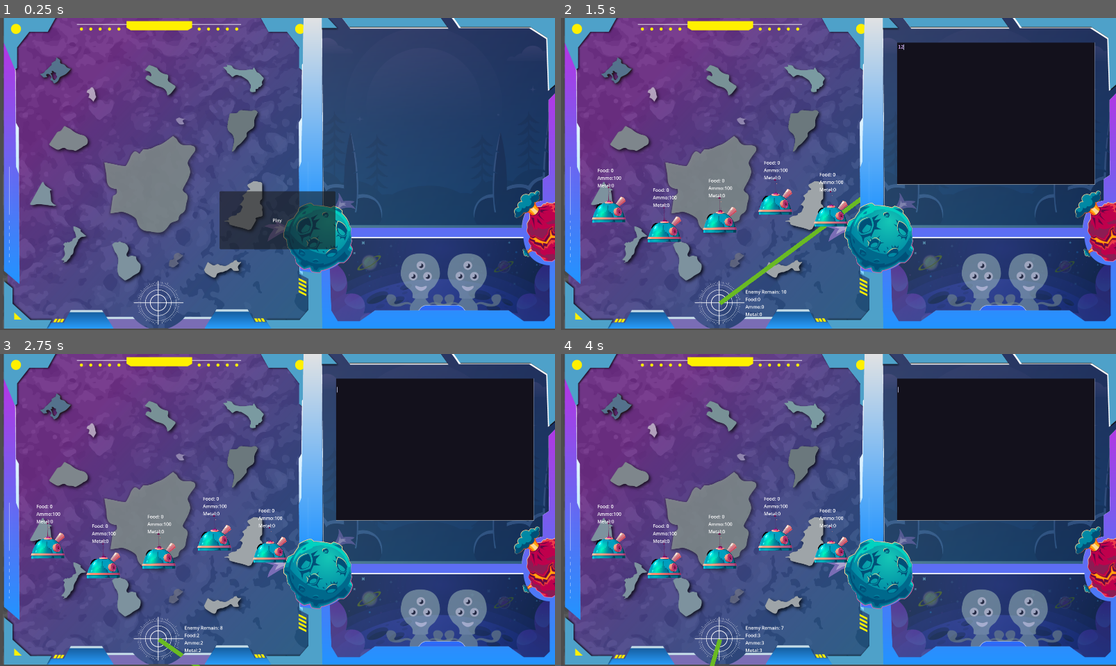
Above: before the commit, frames 1-4 (two rows, left to right).
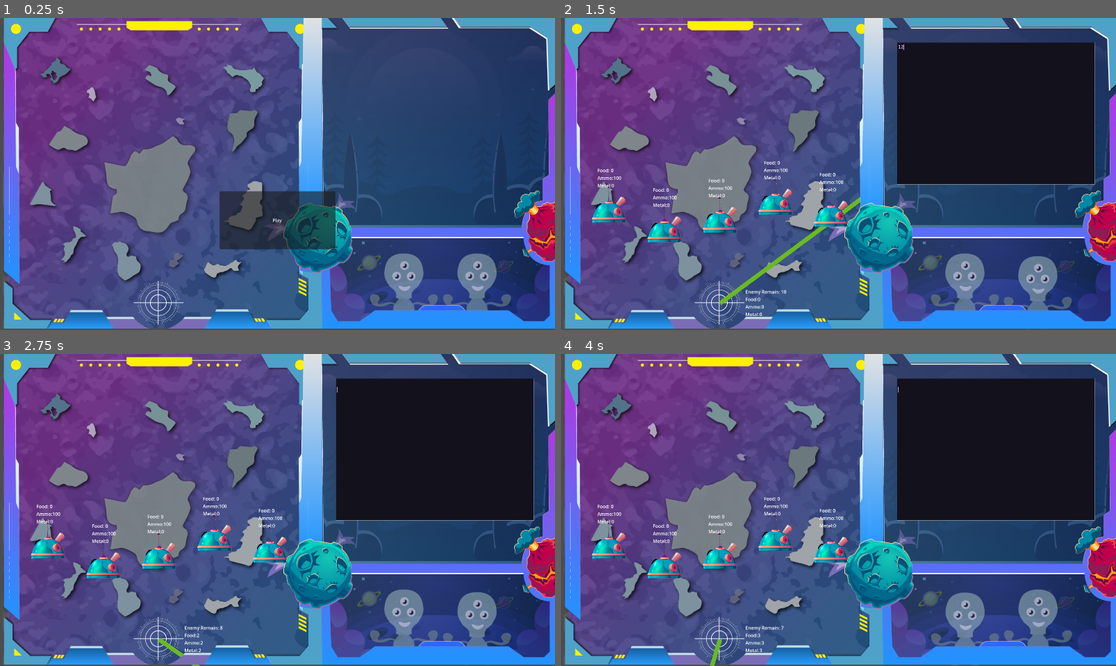
Above: after the commit, the same moments.

Repository: G36maid/GGJ25-kh-teamC
Game: Godot game, scene res://sences/game.tscn
Same seed, same stepped clock (60 frames per second), same inputs: the game is played once before the commit and once after it. The engine's default icon, where the game draws it, is replaced by a stand-in: a white triangle on a blue panel in a dark square.
Inputs (mouse positions are in pixels of both pictures, inside the frame that each line leads up to):
- Up to frame 1 (0.25 s): no input
- Up to frame 2 (1.5 s): click "Play" at 0.5 s; click (993, 114) at 1.27 s; type "12" at 1.35 s
- Up to frame 3 (2.75 s): tap Enter (send_cmd) at 2 s; hold Enter (send_cmd) from 2.03 s (still down)
- Up to frame 4 (4 s): release Enter (send_cmd) at 2.78 s; tap Enter (send_cmd) at 2.85 s; hold Enter (send_cmd) from 3.53 s (still down)

The runs differ from the first frame. In frame 1, 2.2% of the frame differs, in the area x 66-93%, y 75-94%; in frame 2, 2.2%; in frame 3, 2.2%; in frame 4, 2.2%.

Commit message:
feat: impl simple typing animation for aliens

Diff:
--- /dev/null
+++ b/scripts/alien.gd
@@ -0,0 +1,26 @@
+extends Sprite2D
+
+@export var shake_offset: Vector2 = Vector2(0, 10)
+var original_position: Vector2 = Vector2(0, 0)
+
+var _should_shake: int = 0
+
+func _ready() -> void:
+	original_position = position
+	start_shake_present()
+
+func shake() -> void:
+	if randf() > 0.5:
+		return
+	_should_shake = 1
+
+func start_shake_present():
+	while true:
+		if _should_shake > 0:
+			_should_shake -= 1
+			if (original_position - position).length_squared() < 0.1:
+				position = position + shake_offset + Vector2(randf_range(-1, 1), randf_range(-1, 1))
+			else:
+				position = original_position
+
+		await get_tree().create_timer(0.1).timeout
--- a/scripts/game.gd
+++ b/scripts/game.gd
@@ -37,6 +37,10 @@
 	$start_button.hide()
 	$enemy_timer.start()
 	$txt_input.show()
+
+	$txt_input/sender.text_changed.connect($Background/Alien0.shake)
+	$txt_input/sender.text_changed.connect($Background/Alien1.shake)
+
 	state = State.Start
 
 	var hq_position = Vector2(
@@ -80,9 +84,9 @@
 		$txt_input.hide()
 		return
 
-	if $allys.get_child_count()>0:
+	if $allys.get_child_count() > 0:
 		for _dead_ally in $allys.get_children():
-			if _dead_ally.health <=0:
+			if _dead_ally.health <= 0:
 				state = State.End
 				$lose_text.show()
 				return
--- /dev/null
+++ b/sences/alien.tscn
@@ -0,0 +1,10 @@
+[gd_scene load_steps=3 format=3 uid="uid://sv0odi5y138b"]
+
+[ext_resource type="Texture2D" uid="uid://bkar6h2d7g7q0" path="res://assets/背景設計-03.png" id="1_r7jvf"]
+[ext_resource type="Script" path="res://scripts/alien.gd" id="2_bkyau"]
+
+[node name="Alien" type="Sprite2D"]
+modulate = Color(1, 1, 1, 0.568627)
+position = Vector2(499, 393)
+texture = ExtResource("1_r7jvf")
+script = ExtResource("2_bkyau")
--- a/sences/scene.tscn
+++ b/sences/scene.tscn
@@ -1,7 +1,7 @@
 [gd_scene load_steps=9 format=3 uid="uid://csphcir62ntax"]
 
 [ext_resource type="Texture2D" uid="uid://dfakj7qw2kxe2" path="res://assets/背景設計_工作區域 1.png" id="1_tk3ja"]
-[ext_resource type="Texture2D" uid="uid://bkar6h2d7g7q0" path="res://assets/背景設計-03.png" id="2_6gs4s"]
+[ext_resource type="PackedScene" uid="uid://sv0odi5y138b" path="res://sences/alien.tscn" id="2_ry0k1"]
 [ext_resource type="Texture2D" uid="uid://dx4kttshmisv3" path="res://assets/背景設計-06.png" id="4_lymkf"]
 [ext_resource type="Texture2D" uid="uid://cvmct4wis7j8f" path="res://assets/背景設計-04.png" id="5_5qlin"]
 [ext_resource type="Texture2D" uid="uid://dheyeo7v1w8wc" path="res://assets/背景設計-05.png" id="6_gfq21"]
@@ -17,15 +17,11 @@
 position = Vector2(10, -6)
 texture = ExtResource("1_tk3ja")
 
-[node name="背景設計-03" type="Sprite2D" parent="."]
-modulate = Color(1, 1, 1, 0.568627)
-position = Vector2(499, 393)
-texture = ExtResource("2_6gs4s")
+[node name="Alien0" parent="." instance=ExtResource("2_ry0k1")]
+position = Vector2(442, 393)
 
-[node name="背景設計-03-1製" type="Sprite2D" parent="."]
-modulate = Color(1, 1, 1, 0.564706)
-position = Vector2(661, 393)
-texture = ExtResource("2_6gs4s")
+[node name="Alien1" parent="." instance=ExtResource("2_ry0k1")]
+position = Vector2(695, 393)
 
 [node name="背景設計-06" type="Sprite2D" parent="."]
 z_index = 1
